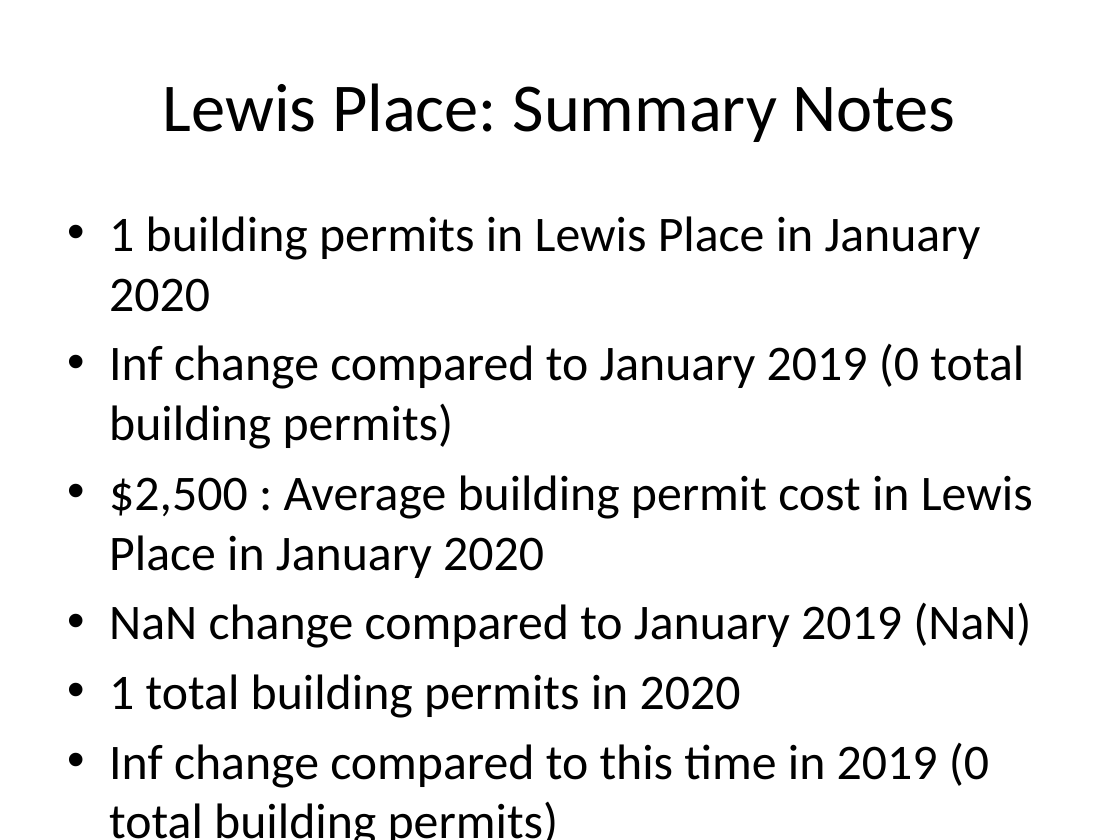
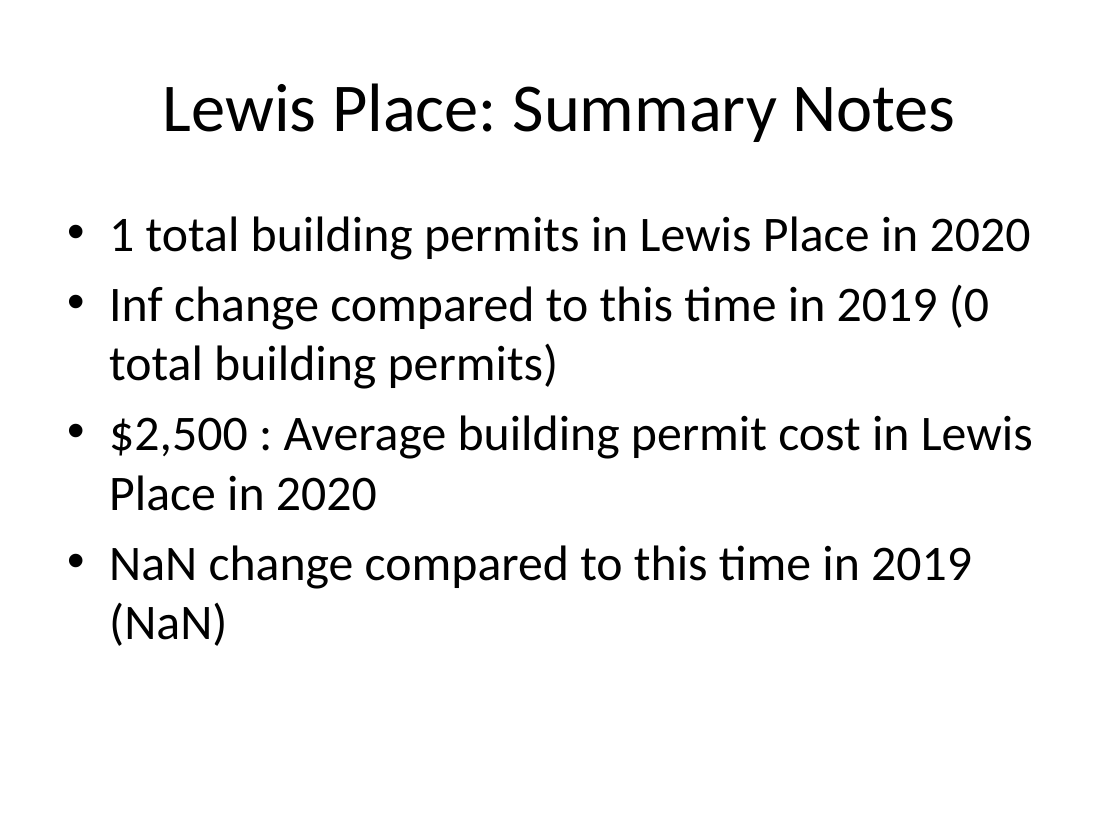
Before and after one commit to wumcrc/stl-building-permits, a slide deck: slide 45 of results/2020/January/finalreport.pptx (slide 36 before the commit). Drawn at 1120x840 pixels with LibreOffice and Linux fonts; fonts in the diff are those of the drawing. Boxes give left, top, right and bottom in pixels: in the first picture for what was removed or moved away, otherwise in the second. Text is boxed around its words. In the diff, an @@ line names an element or a change of style, - is before the commit and + after.

```diff
--- a/results/2020/January/finalreport.pptx
+++ b/results/2020/January/finalreport.pptx
@@ text at [109,216,1031,260]: text changed @@
-• 1 building permits in Lewis Place in January 2020
-• Inf change compared to January 2019 (0 total building permits)
-• $2,500 : Average building permit cost in Lewis Place in January 2020
-• NaN change compared to January 2019 (NaN)
-• 1 total building permits in 2020
+• 1 total building permits in Lewis Place in 2020
@@ text at [109,415,1033,511]: text changed @@
-• 2500 : Average building permit cost in Lewis Place in 2020
+• $2,500 : Average building permit cost in Lewis Place in 2020
```
Also in this commit, not shown: 9 other slides changed, 10 slides added, 11 other files.
